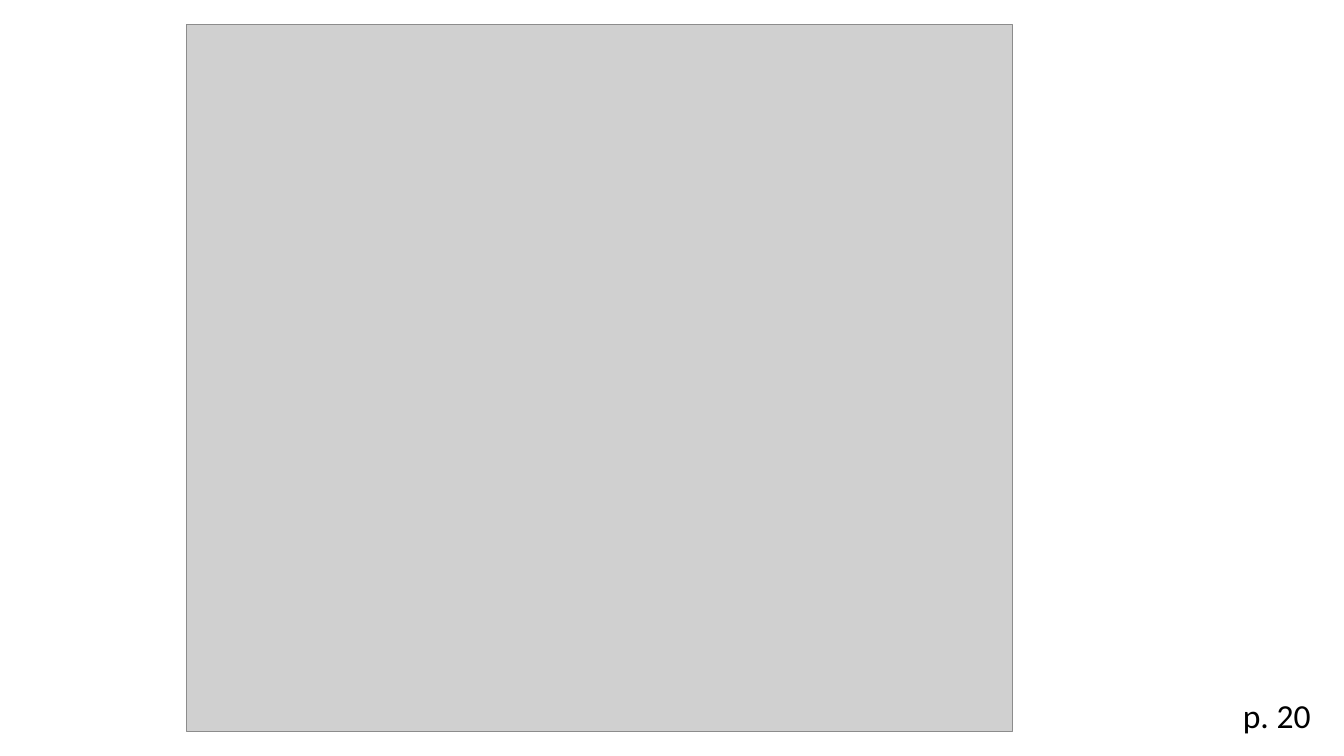
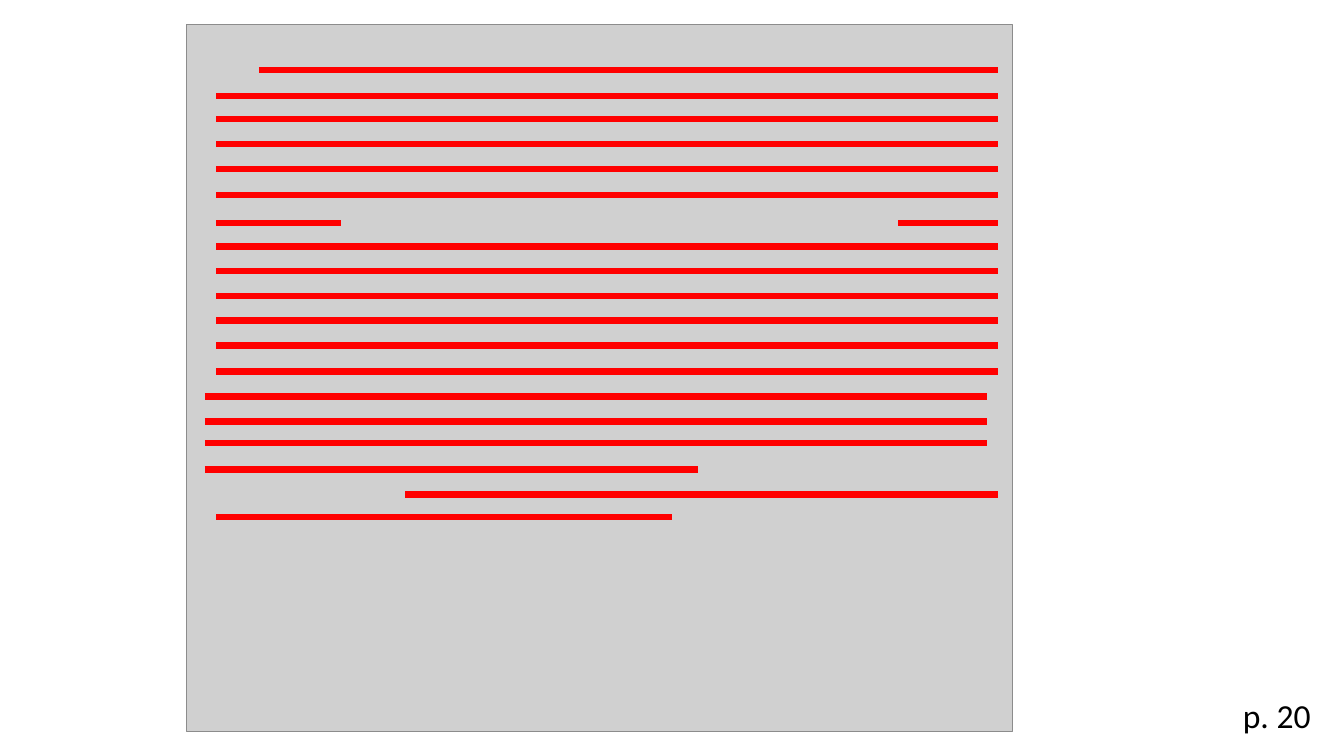
Before and after one commit to zaboltar/ArchaeologyJourney, a slide deck: slide 40 of DigSite/New Arcaism/uarm 2024 2/kant CRP prologo.pptx. Drawn at 1344x756 pixels with LibreOffice and Linux fonts; fonts in the diff are those of the drawing; grey boxes stand for pictures. Boxes give left, top, right and bottom in pixels: in the first picture for what was removed or moved away, otherwise in the second. Text is boxed around its words. In the diff, an @@ line names an element or a change of style, - is before the commit and + after.

```diff
--- a/DigSite/New Arcaism/uarm 2024 2/kant CRP prologo.pptx
+++ b/DigSite/New Arcaism/uarm 2024 2/kant CRP prologo.pptx
@@ line added from (259, 71) to (998, 71), #FF0000 4.5 pt @@
@@ line added from (216, 97) to (998, 97), #FF0000 4.5 pt @@
@@ line added from (216, 119) to (998, 119), #FF0000 4.5 pt @@
@@ line added from (216, 144) to (998, 144), #FF0000 4.5 pt @@
@@ line added from (216, 169) to (998, 169), #FF0000 4.5 pt @@
@@ line added from (216, 196) to (998, 196), #FF0000 4.5 pt @@
@@ line added from (216, 223) to (341, 223), #FF0000 4.5 pt @@
@@ line added from (898, 223) to (998, 223), #FF0000 4.5 pt @@
@@ line added from (216, 246) to (998, 246), #FF0000 4.5 pt @@
@@ line added from (216, 271) to (998, 271), #FF0000 4.5 pt @@
@@ line added from (216, 295) to (998, 295), #FF0000 4.5 pt @@
@@ line added from (216, 321) to (998, 321), #FF0000 4.5 pt @@
@@ line added from (216, 346) to (998, 346), #FF0000 4.5 pt @@
@@ line added from (216, 371) to (998, 371), #FF0000 4.5 pt @@
@@ line added from (205, 396) to (987, 396), #FF0000 4.5 pt @@
@@ line added from (205, 421) to (987, 421), #FF0000 4.5 pt @@
@@ line added from (205, 444) to (987, 444), #FF0000 4.5 pt @@
@@ line added from (205, 470) to (698, 470), #FF0000 4.5 pt @@
@@ line added from (405, 495) to (998, 495), #FF0000 4.5 pt @@
@@ line added from (216, 517) to (673, 517), #FF0000 4.5 pt @@
```
Also in this commit, not shown: 15 other slides changed, 3 other files.
